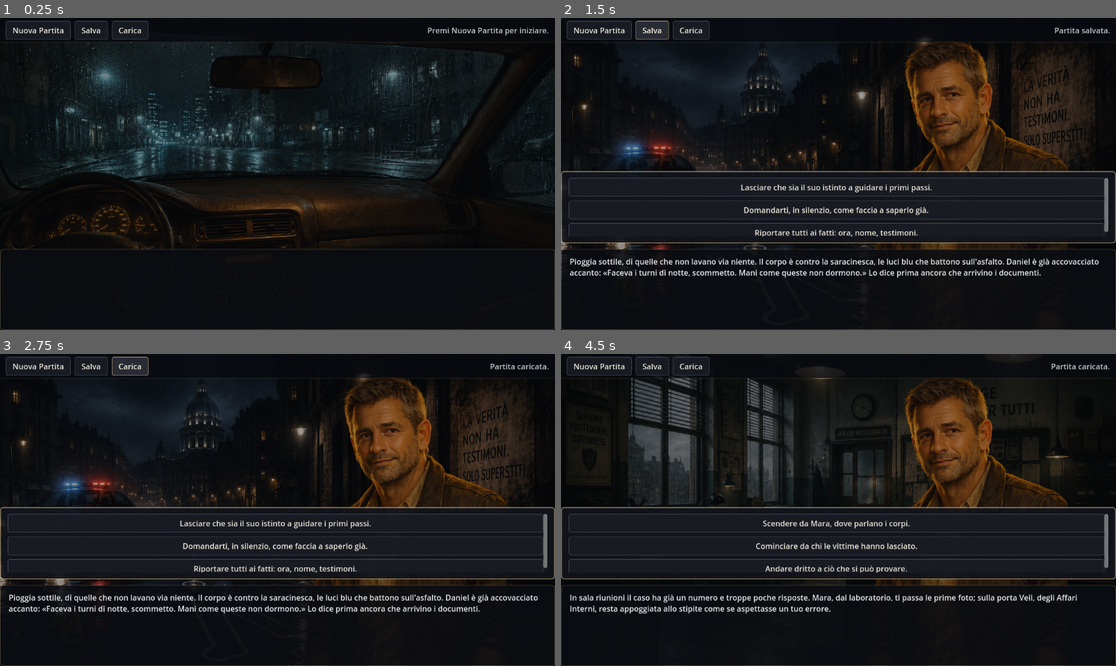
Above: before the commit, frames 1-4 (two rows, left to right).
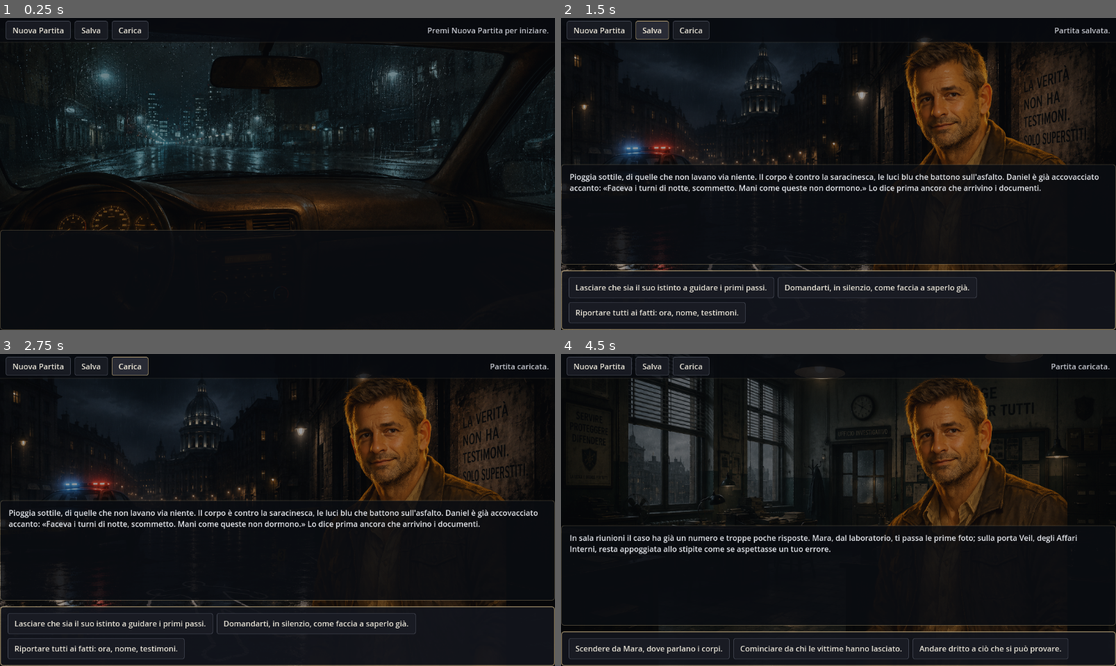
Above: after the commit, the same moments.

Repository: torsifranci2006-ship-it/gioco-test
Game: Godot game, scene res://scenes/main.tscn
Same seed, same stepped clock (60 frames per second), same inputs: the game is played once before the commit and once after it.
Inputs:
- Up to frame 1 (0.25 s): no input
- Up to frame 2 (1.5 s): click "Nuova Partita" at 0.5 s; click "Salva" at 1.25 s
- Up to frame 3 (2.75 s): click "Carica" at 2 s
- Up to frame 4 (4.5 s): click "Lasciare che sia il suo istin…" at 2.75 s; click "Capire cosa cerca davvero Vei…" at 3.5 s; click "Concederle un margine di fidu…" at 4.25 s

The runs differ from the first frame. In frame 1, 0.6% of the frame differs, in the area x 0-100%, y 67-75%; in frame 2, 11%, in the area x 0-100%, y 46-100%; in frame 3, 11%; in frame 4, 11%.

Commit message:
Riorganizza textbox e scelte in stile VN

Diff:
--- a/scenes/main.tscn
+++ b/scenes/main.tscn
@@ -222,9 +222,22 @@
 grow_vertical = 0
 theme_override_constants/separation = 12
 
+[node name="TextPanel" type="PanelContainer" parent="BottomArea"]
+layout_mode = 2
+size_flags_horizontal = 3
+theme_override_styles/panel = SubResource("sb_text")
+
+[node name="TextMargin" type="MarginContainer" parent="BottomArea/TextPanel"]
+layout_mode = 2
+
+[node name="SceneText" type="RichTextLabel" parent="BottomArea/TextPanel/TextMargin"]
+layout_mode = 2
+size_flags_horizontal = 3
+custom_minimum_size = Vector2(0, 180)
+fit_content = true
+
 [node name="ChoicesPanel" type="PanelContainer" parent="BottomArea"]
 visible = false
-custom_minimum_size = Vector2(0, 150)
 layout_mode = 2
 size_flags_horizontal = 3
 theme_override_styles/panel = SubResource("sb_choices")
@@ -232,29 +245,11 @@
 [node name="ChoicesMargin" type="MarginContainer" parent="BottomArea/ChoicesPanel"]
 layout_mode = 2
 
-[node name="ChoicesScroll" type="ScrollContainer" parent="BottomArea/ChoicesPanel/ChoicesMargin"]
-layout_mode = 2
-size_flags_vertical = 3
-horizontal_scroll_mode = 0
-
-[node name="Choices" type="VBoxContainer" parent="BottomArea/ChoicesPanel/ChoicesMargin/ChoicesScroll"]
-layout_mode = 2
-size_flags_horizontal = 3
-theme_override_constants/separation = 8
-
-[node name="TextPanel" type="PanelContainer" parent="BottomArea"]
-layout_mode = 2
-size_flags_horizontal = 3
-theme_override_styles/panel = SubResource("sb_text")
-
-[node name="TextMargin" type="MarginContainer" parent="BottomArea/TextPanel"]
-layout_mode = 2
-
-[node name="SceneText" type="RichTextLabel" parent="BottomArea/TextPanel/TextMargin"]
-layout_mode = 2
-size_flags_horizontal = 3
-custom_minimum_size = Vector2(0, 140)
-fit_content = true
+[node name="Choices" type="HFlowContainer" parent="BottomArea/ChoicesPanel/ChoicesMargin"]
+layout_mode = 2
+size_flags_horizontal = 3
+theme_override_constants/h_separation = 8
+theme_override_constants/v_separation = 8
 
 [node name="EndingPanel" type="PanelContainer" parent="."]
 visible = false
--- a/src/ui/main.gd
+++ b/src/ui/main.gd
@@ -33,7 +33,7 @@
 
 @onready var _scene_text: RichTextLabel = $BottomArea/TextPanel/TextMargin/SceneText
 @onready var _choices_panel: PanelContainer = $BottomArea/ChoicesPanel
-@onready var _choices: VBoxContainer = $BottomArea/ChoicesPanel/ChoicesMargin/ChoicesScroll/Choices
+@onready var _choices: HFlowContainer = $BottomArea/ChoicesPanel/ChoicesMargin/Choices
 @onready var _new_game_button: Button = $TopBar/TopBarMargin/Controls/NewGameButton
 @onready var _save_button: Button = $TopBar/TopBarMargin/Controls/SaveButton
 @onready var _load_button: Button = $TopBar/TopBarMargin/Controls/LoadButton
@@ -115,6 +115,7 @@
 	for choice in choices:
 		var button := Button.new()
 		button.text = choice.testo
+		button.custom_minimum_size = Vector2(180, 44)
 		button.disabled = not choice.abilitata
 		if not choice.abilitata and choice.motivo_blocco != "":
 			button.tooltip_text = choice.motivo_blocco
